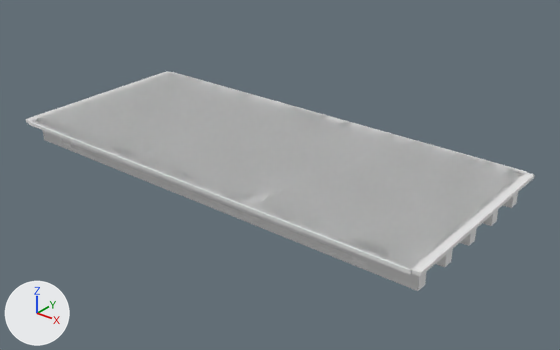
Renders of the OBJ model IFC/PSC/Mumbai/Sup_Str/M_30_3L_OF_P/model.obj from each side of a commit.
The view is the same before and after, from a camera (50 mm lens) standing at (44.6, -29.4, 20.0) and looking at (16.5, 5.7, -1.8). The lights are fixed; the arrows at lower left show +X, +Y and +Z. The older version comes first. Where no turn or scale is listed for an object, it has been applied to the vertices. Vertices at exactly the same position are counted once.

Objects in the first picture: 'model'.
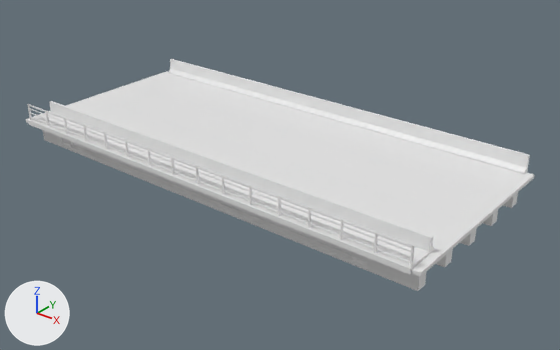
Where the change shows, as pixel boxes [x1, y1, x2, y2] in the pictures (560 x 350 px):
```json
{"object": "model", "change": "reshaped", "before": [26, 71, 534, 291], "after": [26, 59, 534, 291]}
{"part": 1, "of": "me_model", "change": "added", "after": [171, 157, 175, 175]}
{"part": 2, "of": "me_model", "change": "added", "after": [222, 176, 225, 194]}
{"part": 3, "of": "me_model", "change": "added", "after": [249, 186, 252, 205]}
{"part": 4, "of": "me_model", "change": "added", "after": [278, 197, 281, 216]}
{"part": 5, "of": "me_model", "change": "added", "after": [308, 208, 311, 228]}
{"part": 6, "of": "me_model", "change": "added", "after": [340, 220, 344, 240]}
{"part": 7, "of": "me_model", "change": "added", "after": [374, 232, 378, 253]}
{"part": 8, "of": "me_model", "change": "added", "after": [410, 246, 415, 267]}
{"part": 9, "of": "me_model", "change": "added", "after": [29, 104, 413, 247]}
{"part": 10, "of": "me_model", "change": "added", "after": [31, 117, 413, 264]}
{"part": 11, "of": "me_model", "change": "added", "after": [30, 112, 411, 258]}
{"part": 12, "of": "me_model", "change": "added", "after": [29, 108, 414, 253]}
{"part": 13, "of": "me_model", "change": "added", "after": [28, 59, 530, 270]}
```

Edits to the scene script, one JSON object a line:
```json
{"block": "me_model", "where": "# used by ob_model"}
{"op": "remove", "block": "me_model", "code": "me_model.from_pydata(...)  # 7442 vertices, 22075 faces; spans x -0.5..30.5, y -1.4..12.4, z -1.7..0.0"}
{"op": "add", "block": "me_model", "code": "me_model.from_pydata(...)  # 7640 vertices, 22373 faces; spans x -0.5..30.5, y -1.4..12.4, z -1.7..1.2"}
{"block": "me_model", "change": "me_model part 1: a new loose piece, a box spanning x 13.95..14.05, y -1.24..-1.14, z 0.1..1.2"}
{"block": "me_model", "change": "me_model part 2: a new loose piece, a box spanning x 17.94..18.04, y -1.24..-1.14, z 0.1..1.2"}
{"block": "me_model", "change": "me_model part 3: a new loose piece, a box spanning x 19.93..20.03, y -1.24..-1.14, z 0.1..1.2"}
{"block": "me_model", "change": "me_model part 4: a new loose piece, a box spanning x 21.93..22.03, y -1.24..-1.14, z 0.1..1.2"}
{"block": "me_model", "change": "me_model part 5: a new loose piece, a box spanning x 23.92..24.02, y -1.24..-1.14, z 0.1..1.2"}
{"block": "me_model", "change": "me_model part 6: a new loose piece, a box spanning x 25.913..26.013, y -1.237..-1.137, z 0.1..1.2"}
{"block": "me_model", "change": "me_model part 7: a new loose piece, a box spanning x 27.907..28.007, y -1.237..-1.137, z 0.1..1.2"}
{"block": "me_model", "change": "me_model part 8: a new loose piece, a box spanning x 29.9..30.0, y -1.24..-1.14, z 0.1..1.2"}
{"block": "me_model", "change": "me_model part 9: a new loose piece, a box spanning x 0.0..30.0, y -1.227..-1.147, z 1.12..1.2"}
{"block": "me_model", "change": "me_model part 10: a new loose piece, a box spanning x 0.0..30.0, y -1.212..-1.163, z 0.275..0.325"}
{"block": "me_model", "change": "me_model part 11: a new loose piece, a box spanning x 0.0..30.0, y -1.212..-1.163, z 0.575..0.625"}
{"block": "me_model", "change": "me_model part 12: a new loose piece, a box spanning x 0.0..30.0, y -1.212..-1.162, z 0.875..0.925"}
{"block": "me_model", "change": "me_model part 13"}
{"block": "me_model", "change": "19 vertices are added at x 0.0, y -1.4..12.4, z 0.0..1.1"}
{"block": "me_model", "change": "19 new vertices lie (30.0, 0.0, 0.0) away from vertices in x 0.0, y -1.4..12.4, z 0.0..1.1"}
{"block": "me_model", "change": "58 new faces join them"}
{"block": "me_model", "change": "other edits to the shape of me_model do not show in these pictures"}
```
